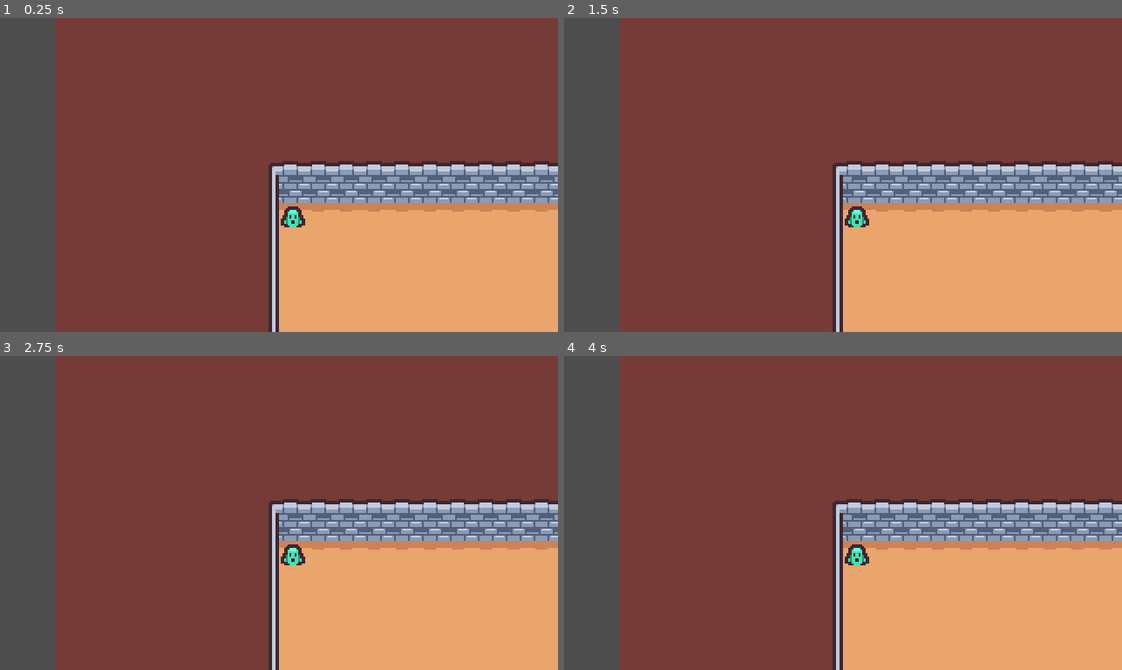
Above: before the commit, frames 1-4 (two rows, left to right).
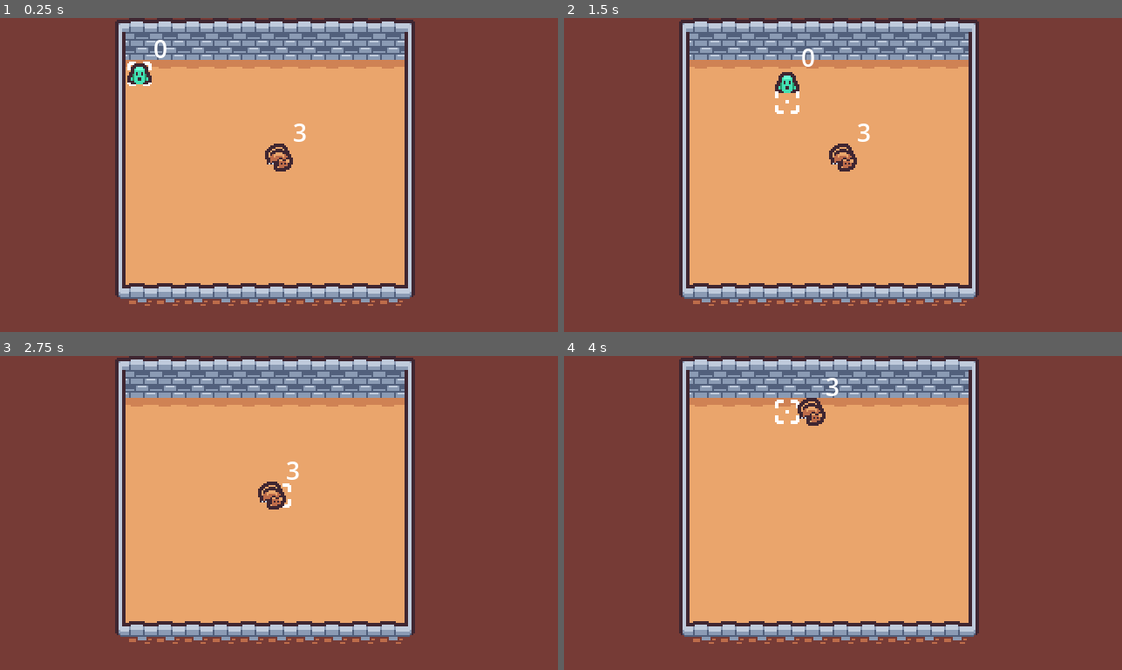
Above: after the commit, the same moments.

Repository: swksoft/The-Sixth-Game-of-SwinkoSoft
Game: Godot game, scene res://scenes/test_level.tscn
The game is run twice, just before and just after one commit, with the same random seed, the same clock (stepped at 60 frames per second) and the same inputs.
Inputs:
- Up to frame 1 (0.25 s): no input
- Up to frame 2 (1.5 s): tap Enter at 0.5 s; hold Right (right) 0.53-1.28 s; hold Down (down) from 1.28 s (still down)
- Up to frame 3 (2.75 s): release Down (down) at 2.03 s; hold Right (right) from 2.03 s (still down)
- Up to frame 4 (4 s): release Right (right) at 2.78 s; hold Up (up) 2.78-3.53 s; hold Left (left) from 3.53 s (still down)

The runs differ from the first frame. In frame 1, 70% of the frame differs, in the area x 0-100%, y 0-100%; in frame 2, 70%; in frame 3, 70%; in frame 4, 70%.

Commit message:
movilidad y transformación
Eso

Diff:
--- a/project.godot
+++ b/project.godot
@@ -27,6 +27,12 @@
 window/size/window_width_override=1280
 window/size/window_height_override=720
 window/stretch/mode="canvas_items"
+
+[editor]
+
+movie_writer/movie_file="C:/Users/COUGA/Documents/GitHub/The Sixth Game of SwinkoSoft/movie/a.avi"
+movie_writer/disable_vsync=true
+movie_writer/fps=24
 
 [input]
 
--- a/scenes/enemy.tscn
+++ b/scenes/enemy.tscn
@@ -1,18 +1,28 @@
-[gd_scene load_steps=4 format=3 uid="uid://cevpwgb6r7oag"]
+[gd_scene load_steps=5 format=3 uid="uid://cevpwgb6r7oag"]
 
 [ext_resource type="Texture2D" uid="uid://bs0cq12ffcvpm" path="res://assets/tiles/tilemap_packed.png" id="1_bb1t0"]
+[ext_resource type="Script" path="res://scripts/enemy.gd" id="1_suya6"]
 
 [sub_resource type="AtlasTexture" id="AtlasTexture_ex8ot"]
 atlas = ExtResource("1_bb1t0")
-region = Rect2(64, 160, 16, 16)
+region = Rect2(16, 80, 16, 16)
 
 [sub_resource type="RectangleShape2D" id="RectangleShape2D_fbeqh"]
 size = Vector2(16, 16)
 
 [node name="Enemy" type="Node2D"]
+script = ExtResource("1_suya6")
 
 [node name="Sprite" type="Sprite2D" parent="."]
 texture = SubResource("AtlasTexture_ex8ot")
+
+[node name="HealthLabel" type="Label" parent="Sprite"]
+offset_left = 8.0
+offset_top = -24.0
+offset_right = 48.0
+offset_bottom = -1.0
+theme_override_font_sizes/font_size = 14
+text = "Health"
 
 [node name="Hitbox" type="Area2D" parent="."]
 
--- a/scenes/player.tscn
+++ b/scenes/player.tscn
@@ -1,17 +1,40 @@
-[gd_scene load_steps=4 format=3 uid="uid://ckyq2d54v1ani"]
+[gd_scene load_steps=5 format=3 uid="uid://ckyq2d54v1ani"]
 
 [ext_resource type="Script" path="res://scripts/player.gd" id="1_bqjyo"]
 [ext_resource type="Texture2D" uid="uid://bs0cq12ffcvpm" path="res://assets/tiles/tilemap_packed.png" id="2_p65fi"]
+
+[sub_resource type="AtlasTexture" id="AtlasTexture_xglp0"]
+atlas = ExtResource("2_p65fi")
+region = Rect2(0, 80, 16, 16)
 
 [sub_resource type="AtlasTexture" id="AtlasTexture_xy1q8"]
 atlas = ExtResource("2_p65fi")
 region = Rect2(0, 144, 16, 16)
 
-[node name="Player" type="Node2D"]
+[node name="Player" type="Sprite2D"]
+texture = SubResource("AtlasTexture_xglp0")
 script = ExtResource("1_bqjyo")
 
 [node name="Sprite2D" type="Sprite2D" parent="."]
 texture = SubResource("AtlasTexture_xy1q8")
 
+[node name="HealthLabel" type="Label" parent="Sprite2D"]
+anchors_preset = 8
+anchor_left = 0.5
+anchor_top = 0.5
+anchor_right = 0.5
+anchor_bottom = 0.5
+offset_left = -16.0
+offset_top = -32.0
+offset_right = 24.0
+offset_bottom = -9.0
+grow_horizontal = 2
+grow_vertical = 2
+theme_override_font_sizes/font_size = 14
+text = "Health"
+horizontal_alignment = 1
+
 [node name="RayCast2D" type="RayCast2D" parent="."]
 target_position = Vector2(0, 16)
+collide_with_areas = true
+collide_with_bodies = false
--- a/scenes/test_level.tscn
+++ b/scenes/test_level.tscn
@@ -1,7 +1,8 @@
-[gd_scene load_steps=5 format=3 uid="uid://525i1bgcww8b"]
+[gd_scene load_steps=6 format=3 uid="uid://525i1bgcww8b"]
 
 [ext_resource type="Texture2D" uid="uid://bs0cq12ffcvpm" path="res://assets/tiles/tilemap_packed.png" id="1_132jn"]
 [ext_resource type="PackedScene" uid="uid://ckyq2d54v1ani" path="res://scenes/player.tscn" id="1_lxrc1"]
+[ext_resource type="PackedScene" uid="uid://cevpwgb6r7oag" path="res://scenes/enemy.tscn" id="3_r6jh7"]
 
 [sub_resource type="TileSetAtlasSource" id="TileSetAtlasSource_gcrij"]
 texture = ExtResource("1_132jn")
@@ -157,12 +158,21 @@
 
 [node name="TestLevel" type="Node2D"]
 
+[node name="Camera2D" type="Camera2D" parent="."]
+position = Vector2(-72, -8)
+anchor_mode = 0
+
 [node name="TileMap" type="TileMap" parent="."]
 tile_set = SubResource("TileSet_ukmic")
 format = 2
 layer_0/tile_data = PackedInt32Array(-458760, 0, 0, -393224, 0, 0, -327688, 0, 0, -262152, 0, 0, -196616, 0, 0, -131080 …(6630 unchanged characters)…
 
-[node name="Player" parent="." instance=ExtResource("1_lxrc1")]
+[node name="Entities" type="Node" parent="."]
+
+[node name="Enemy" parent="Entities" instance=ExtResource("3_r6jh7")]
+position = Vector2(88, 72)
+
+[node name="Player" parent="Entities" instance=ExtResource("1_lxrc1")]
 position = Vector2(8, 24)
 
-[node name="Camera2D" type="Camera2D" parent="."]
+[connection signal="pijers" from="Entities/Player" to="Entities/Enemy" method="_on_player_pijers"]
--- /dev/null
+++ b/scripts/enemy.gd
@@ -0,0 +1,68 @@
+extends Node2D
+
+#@export var tier: int = 1
+@export var health: int = 3
+
+var tier: int
+
+@onready var health_label = $Sprite/HealthLabel
+@onready var sprite = $Sprite
+
+func tier_check():
+	if health >= 1 and health <= 3:
+		tier = 1
+	elif health >= 4 and health <= 6:
+		tier = 2
+	elif health >= 7 and health <= 9:
+		tier = 3
+
+func _ready():
+	''' Define Health and Tier: '''
+	health_label.text = str(health)
+	tier_check()
+
+	''' Change sprite: '''
+	var atlas_texture = AtlasTexture.new()
+	atlas_texture.atlas = load("res://assets/tiles/tilemap_packed.png")
+
+	if tier == 1:
+		atlas_texture.region = Rect2(48, 160, 16, 16)
+	elif tier == 2:
+		atlas_texture.region = Rect2(64, 160, 16, 16)
+	elif tier == 3:
+		atlas_texture.region = Rect2(16, 144, 16, 16)
+
+	sprite.texture = atlas_texture
+
+	#print(tier)
+	#print(health)
+
+	''' Test: '''
+	#tier_calculate()
+	#get_damage_from_enemy({"health": 5})
+	#print(tier)
+	#print(health)
+
+func get_damage_from_enemy(enemy):
+	var health_substract = health - enemy.health
+	if health_substract <= 0: health -= enemy.health
+	#elif health_substract <= 2 && enemy.tier == tier: health -= health_substract
+	elif health_substract <= 2: health -= health_substract
+	elif health_substract <= 5: health += 1
+	tier_calculate()
+
+func tier_calculate():
+	var health_divided_by_three = health/3
+
+	if health_divided_by_three <= 1: tier = 1
+	elif health_divided_by_three <= 2: tier = 2
+	else: tier = 3
+
+#func _on_collision(area):
+	#if area.is_in_group("enemy"):
+		#get_damage()
+
+func _on_player_pijers(player):
+	player.health = health
+	player.tier_check()
+	queue_free()
--- a/scripts/player.gd
+++ b/scripts/player.gd
@@ -1 +1,89 @@
-extends Node2D
+extends Sprite2D
+
+signal pijers(area)
+
+@export var health = 0
+
+var is_moving = false
+var tier = 0
+
+@onready var tile_map = get_parent().get_parent().get_node("TileMap")
+@onready var sprite = $Sprite2D
+@onready var raycast = $RayCast2D
+@onready var health_label = $Sprite2D/HealthLabel
+
+func tier_check():
+	var atlas_texture = AtlasTexture.new()
+	atlas_texture.atlas = load("res://assets/tiles/tilemap_packed.png")
+
+	if health <= 0:
+		tier = 0
+		atlas_texture.region = Rect2(0, 144, 16, 16)
+	elif health >= 1 and health <= 3:
+		tier = 1
+		atlas_texture.region = Rect2(48, 160, 16, 16)
+	elif health >= 4 and health <= 6:
+		tier = 2
+		atlas_texture.region = Rect2(64, 160, 16, 16)
+	elif health >= 7 and health <= 9:
+		tier = 3
+		atlas_texture.region = Rect2(16, 144, 16, 16)
+
+	sprite.texture = atlas_texture
+
+	health_label.text = str(health)
+
+func _ready():
+	''' Define Health and Tier: '''
+	tier_check()
+
+func _physics_process(delta):
+	if is_moving == false:
+		return
+
+	if global_position == sprite.global_position:
+		is_moving = false
+		return
+
+	sprite.global_position = sprite.global_position.move_toward(global_position, 1)
+
+func _process(delta):
+	if is_moving:
+		return
+
+	if Input.is_action_pressed("up"):
+		move(Vector2.UP)
+	elif Input.is_action_pressed("down"):
+		move(Vector2.DOWN)
+	elif Input.is_action_pressed("left"):
+		move(Vector2.LEFT)
+	elif Input.is_action_pressed("right"):
+		move(Vector2.RIGHT)
+
+func move(direction: Vector2):
+	''' Get current tile Vector2i: '''
+	var current_tile: Vector2i = tile_map.local_to_map(global_position)
+	''' Get target tile Vector2i: '''
+	var target_tile: Vector2i = Vector2i(
+		current_tile.x + direction.x,
+		current_tile.y + direction.y
+	)
+	#prints(current_tile, target_tile)
+	''' Get data from target tile: '''
+	var tile_data: TileData = tile_map.get_cell_tile_data(0, target_tile)
+
+	if tile_data.get_custom_data("walkable") == false:
+		return
+
+	raycast.target_position = direction * 16
+	raycast.force_raycast_update()
+
+	if raycast.is_colliding():
+		if tier == 0:
+			print(raycast.get_collider())
+			emit_signal("pijers", self)
+
+	# Move Player:
+	is_moving = true
+	global_position = tile_map.map_to_local(target_tile)
+	sprite.global_position = tile_map.map_to_local(current_tile)
Not shown, added: movie/a.avi
Not shown, added: scenes/eneA04C.tmp
